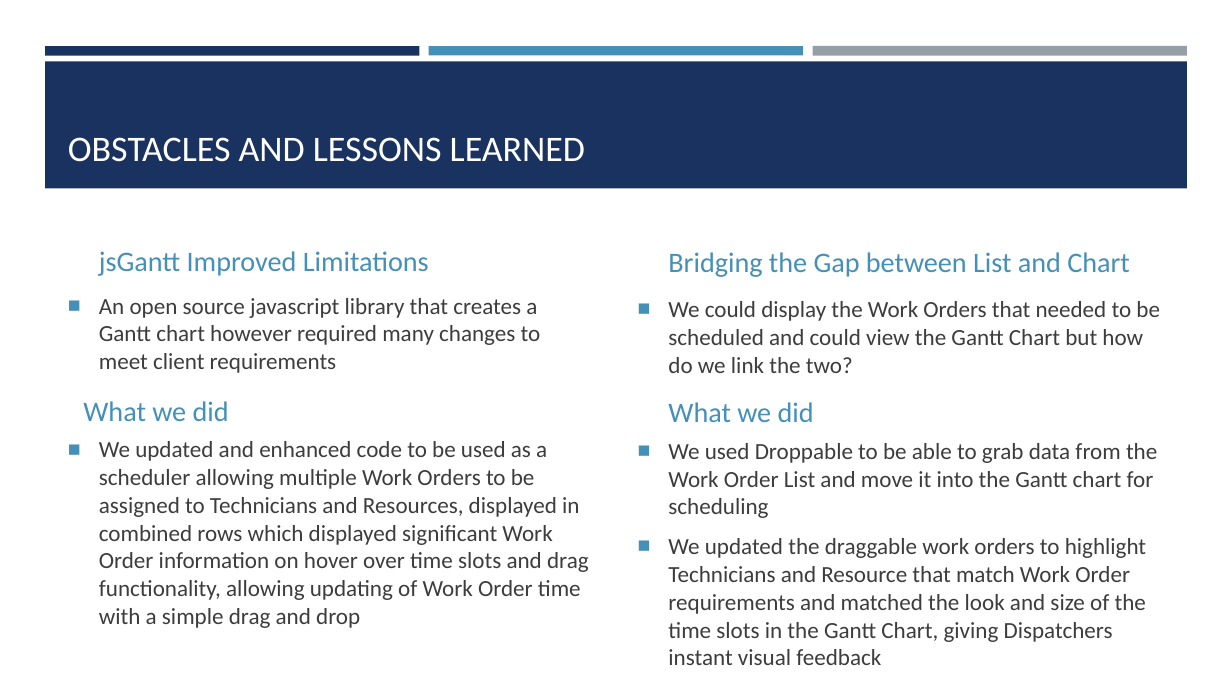
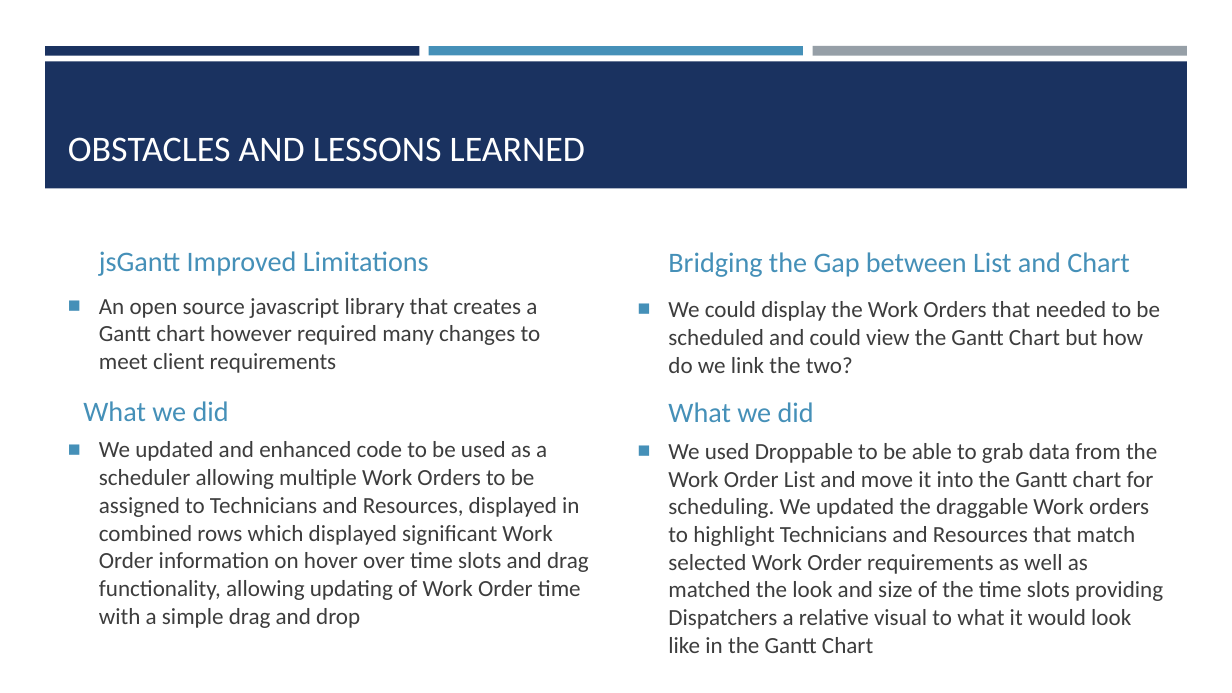
Before and after one commit to cynslcheng/CapstoneDocuments, a slide deck: slide 5 of CapstonePowerPoint.pptx. Drawn at 1232x693 pixels with LibreOffice and Linux fonts; fonts in the diff are those of the drawing. Boxes give left, top, right and bottom in pixels: in the first picture for what was removed or moved away, otherwise in the second. Text is boxed around its words. In the diff, an @@ line names an element or a change of style, - is before the commit and + after.

```diff
--- a/CapstonePowerPoint.pptx
+++ b/CapstonePowerPoint.pptx
@@ text at box(668, 443, 1163, 653): text changed @@
-■ We used Droppable to be able to grab data from the Work Order List and move it into the Gantt chart for scheduling
-■ We updated the draggable work orders to highlight Technicians and Resource that match Work Order requirements and matched the look and size of the time slots in the Gantt Chart, giving Dispatchers instant visual feedback
+■ We used Droppable to be able to grab data from the Work Order List and move it into the Gantt chart for scheduling. We updated the draggable Work orders to highlight Technicians and Resources that match selected Work Order requirements as well as matched the look and size of the time slots providing Dispatchers a relative visual to what it would look like in the Gantt Chart
```
Also in this commit, not shown: 3 other slides changed, 1 slide removed.
